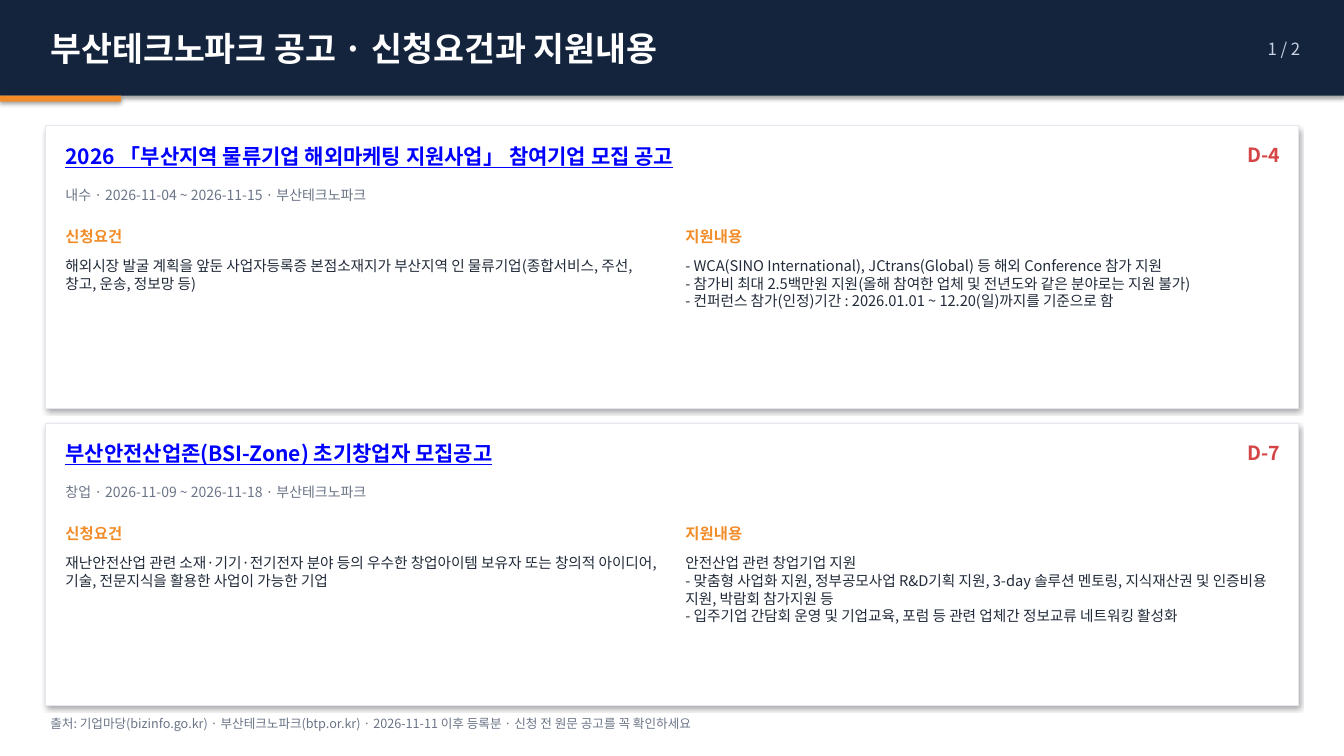
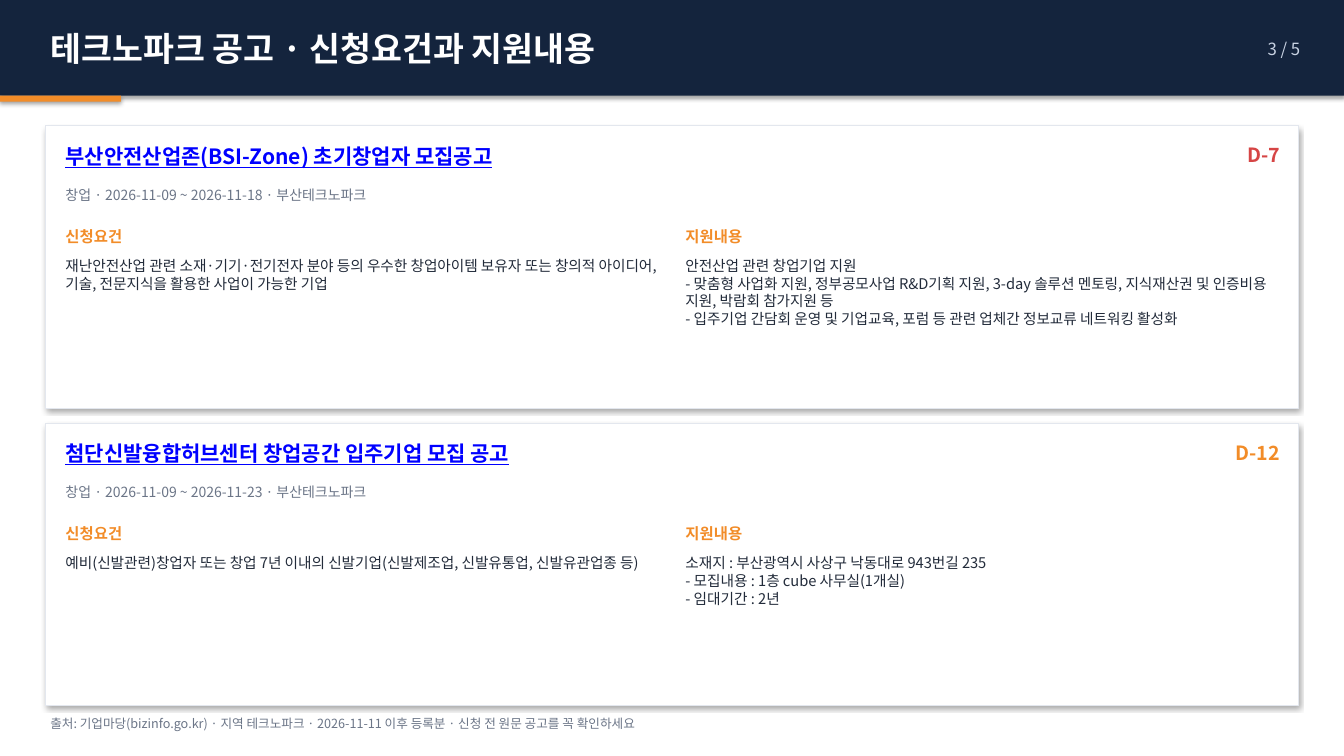
Before and after one commit to juddmank/helprnd.com, a slide deck: slide 11 of site/briefings/2026-11-11_지원사업공고.pptx (slide 9 before the commit). Drawn at 1344x756 pixels with LibreOffice and Linux fonts; fonts in the diff are those of the drawing. Boxes give left, top, right and bottom in pixels: in the first picture for what was removed or moved away, otherwise in the second. Text is boxed around its words. In the diff, an @@ line names an element or a change of style, - is before the commit and + after.

```diff
--- a/site/briefings/2026-11-11_지원사업공고.pptx
+++ b/site/briefings/2026-11-11_지원사업공고.pptx
@@ text at (x1=50, y1=32, x2=596, y2=64): text changed @@
-부산테크노파크 공고 · 신청요건과 지원내용
+테크노파크 공고 · 신청요건과 지원내용
@@ text at (x1=1268, y1=42, x2=1300, y2=55): text changed @@
-1 / 2
+3 / 5
@@ text at (x1=65, y1=146, x2=492, y2=168): text changed @@
-2026 「부산지역 물류기업 해외마케팅 지원사업」 참여기업 모집 공고
+부산안전산업존(BSI-Zone) 초기창업자 모집공고
@@ text at (x1=1247, y1=147, x2=1280, y2=162): text changed @@
-D-4
+D-7
@@ text at (x1=65, y1=188, x2=366, y2=201): text changed @@
-내수 · 2026-11-04 ~ 2026-11-15 · 부산테크노파크
+창업 · 2026-11-09 ~ 2026-11-18 · 부산테크노파크
@@ text at (x1=65, y1=258, x2=657, y2=292): text changed @@
-해외시장 발굴 계획을 앞둔 사업자등록증 본점소재지가 부산지역 인 물류기업(종합서비스, 주선, 창고, 운송, 정보망 등)
+재난안전산업 관련 소재·기기·전기전자 분야 등의 우수한 창업아이템 보유자 또는 창의적 아이디어, 기술, 전문지식을 활용한 사업이 가능한 기업
@@ text at (x1=685, y1=259, x2=1267, y2=327): text changed @@
-- WCA(SINO International), JCtrans(Global) 등 해외 Conference 참가 지원
-- 참가비 최대 2.5백만원 지원(올해 참여한 업체 및 전년도와 같은 분야로는 지원 불가)
-- 컨퍼런스 참가(인정)기간 : 2026.01.01 ~ 12.20(일)까지를 기준으로 함
+안전산업 관련 창업기업 지원
+- 맞춤형 사업화 지원, 정부공모사업 R&D기획 지원, 3-day 솔루션 멘토링, 지식재산권 및 인증비용 지원, 박람회 참가지원 등
+- 입주기업 간담회 운영 및 기업교육, 포럼 등 관련 업체간 정보교류 네트워킹 활성화
@@ text at (x1=65, y1=443, x2=510, y2=465): text changed @@
-부산안전산업존(BSI-Zone) 초기창업자 모집공고
+첨단신발융합허브센터 창업공간 입주기업 모집 공고
@@ text at (x1=1236, y1=445, x2=1280, y2=460): text changed; text colour #D64545 to #F28C28 @@
-D-7
+D-12
@@ text at (x1=65, y1=485, x2=366, y2=498): text changed @@
-창업 · 2026-11-09 ~ 2026-11-18 · 부산테크노파크
+창업 · 2026-11-09 ~ 2026-11-23 · 부산테크노파크
@@ text at (x1=65, y1=555, x2=638, y2=571): text changed @@
-재난안전산업 관련 소재·기기·전기전자 분야 등의 우수한 창업아이템 보유자 또는 창의적 아이디어, 기술, 전문지식을 활용한 사업이 가능한 기업
+예비(신발관련)창업자 또는 창업 7년 이내의 신발기업(신발제조업, 신발유통업, 신발유관업종 등)
@@ text at (x1=685, y1=556, x2=986, y2=605): text changed @@
-안전산업 관련 창업기업 지원
-- 맞춤형 사업화 지원, 정부공모사업 R&D기획 지원, 3-day 솔루션 멘토링, 지식재산권 및 인증비용 지원, 박람회 참가지원 등
-- 입주기업 간담회 운영 및 기업교육, 포럼 등 관련 업체간 정보교류 네트워킹 활성화
+소재지 : 부산광역시 사상구 낙동대로 943번길 235
+- 모집내용 : 1층 cube 사무실(1개실)
+- 임대기간 : 2년
@@ text at (x1=50, y1=717, x2=635, y2=731): text changed @@
-출처: 기업마당(bizinfo.go.kr) · 부산테크노파크(btp.or.kr) · 2026-11-11 이후 등록분 · 신청 전 원문 공고를 꼭 확인하세요
+출처: 기업마당(bizinfo.go.kr) · 지역 테크노파크 · 2026-11-11 이후 등록분 · 신청 전 원문 공고를 꼭 확인하세요
```
Also in this commit, not shown: 18 other slides changed, 3 slides added, 6 other files.
